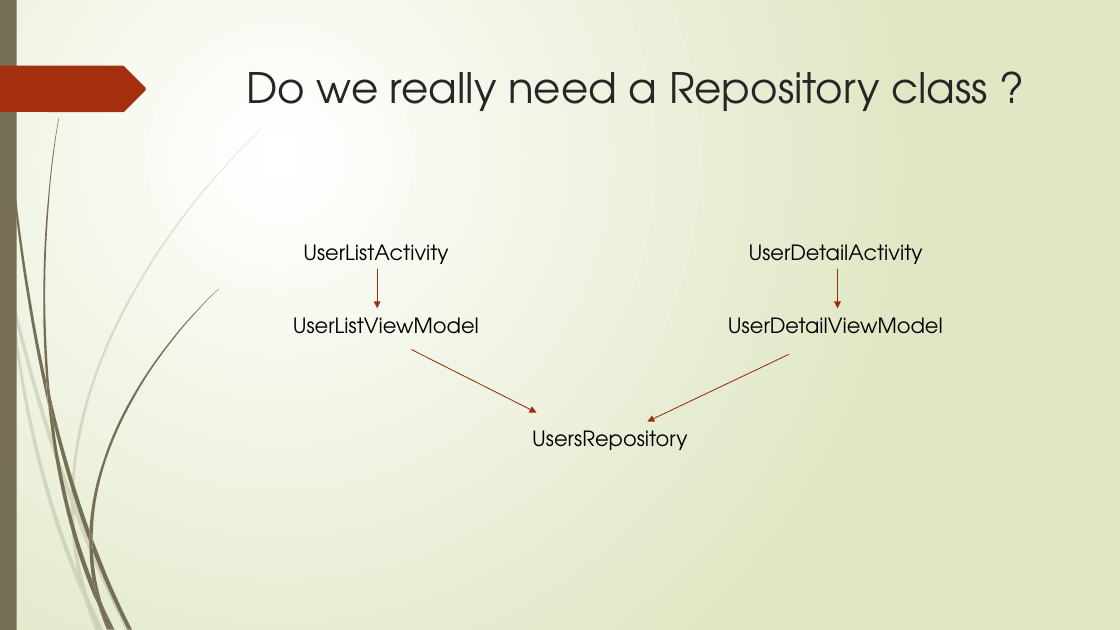
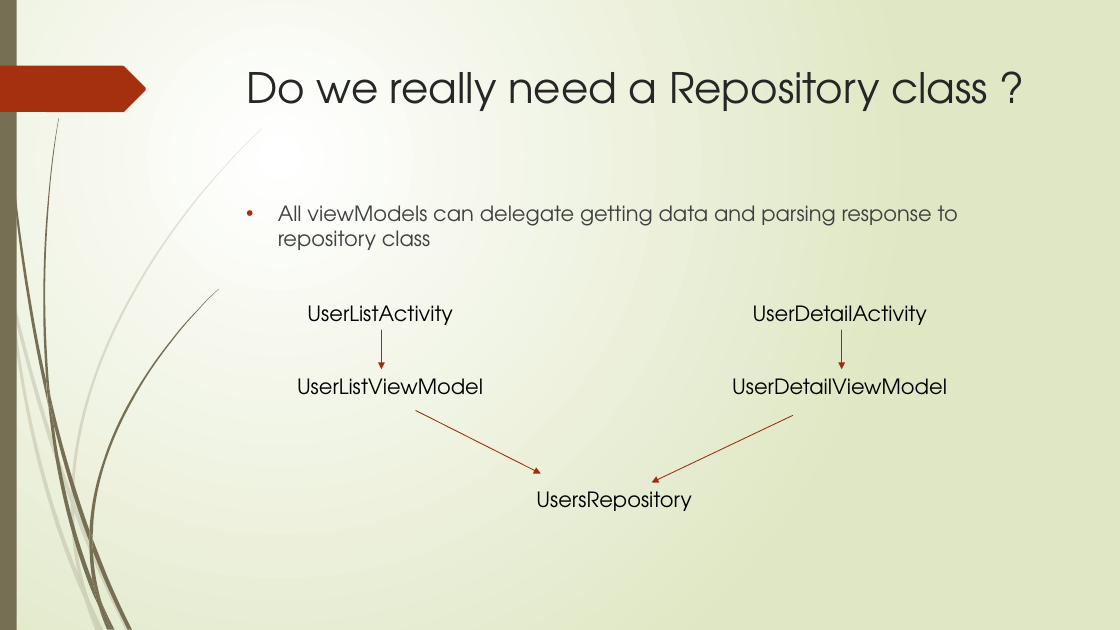
Before and after one commit to naveen246/Users, a slide deck: slide 11 of Jetpack.pptx (slide 8 before the commit). Drawn at 1120x630 pixels with LibreOffice and Linux fonts; fonts in the diff are those of the drawing. Boxes give left, top, right and bottom in pixels: in the first picture for what was removed or moved away, otherwise in the second. Text is boxed around its words. In the diff, an @@ line names an element or a change of style, - is before the commit and + after.

```diff
--- a/Jetpack.pptx
+++ b/Jetpack.pptx
@@ text added at (278, 205, 958, 250), 18 pt, text #404040 @@
+• All viewModels can delegate getting data and parsing response to repository class
@@ 5 texts, 4 arrows: place and size @@
-5 texts, 4 arrows at (293, 244, 943, 450)
+5 texts, 4 arrows at (297, 305, 947, 511)
```
Also in this commit, not shown: 5 other slides changed, 4 slides added, 3 other files.
